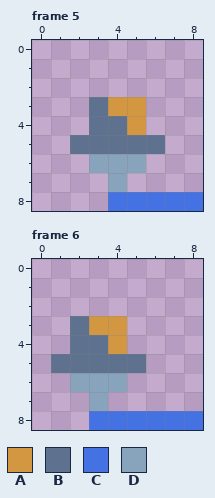
Pixel-art file, stored at assets/raster/nozzle.aseprite. The picture above was drawn from the file before the commit.
9x9 pixels, 29 frames. Shown: frame 5, frame 6. The commit also changed other frames, which this record leaves out.
Palette (. is transparent): A #d39741  B #5e718e  C #4572e3  D #88a3bc
Pixels before, frame 5, first column x 2:
3 .BAA...
4 .BBA...
5 BBBBB..
6 .DDD...
7 ..D....
8 ..CCCCC
Pixels before, frame 6, first column x 1:
3 .BAA....
4 .BBA....
5 BBBBB...
6 .DDD....
7 ..D.....
8 ..CCCCCC
The result:
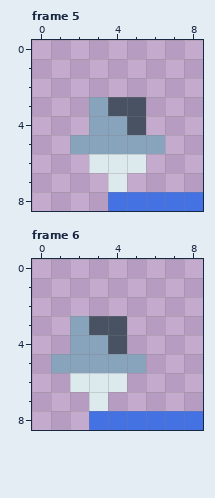
Change:
colour A: #d39741 -> #485262
colour B: #5e718e -> #88a3bc
colour D: #88a3bc -> #dceaee
